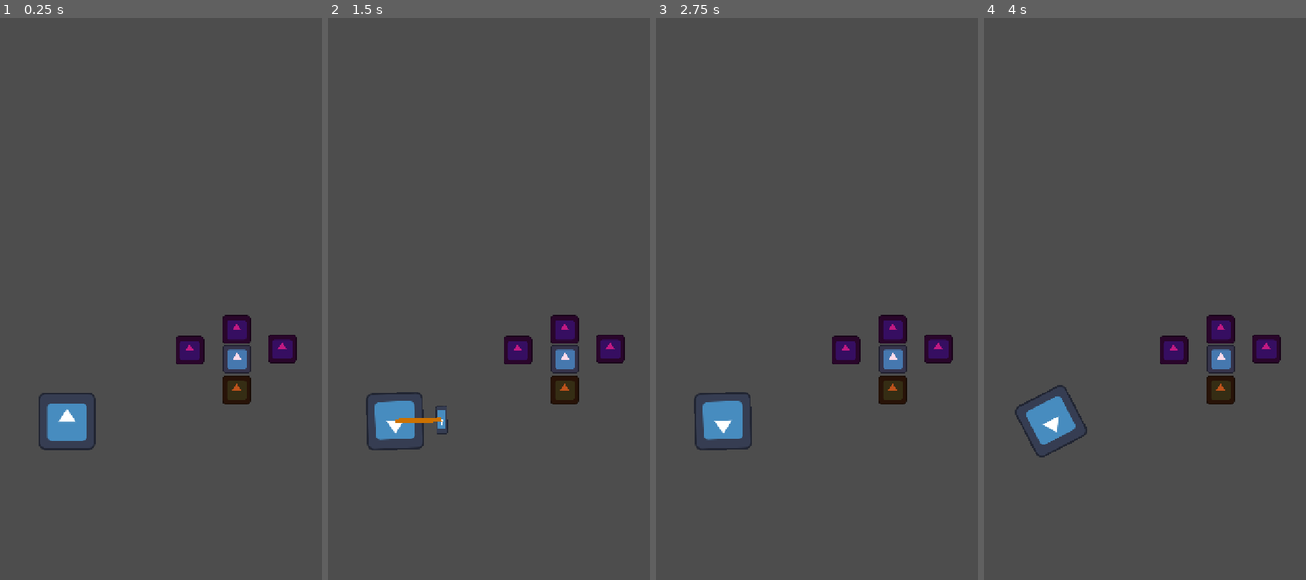
Above: before the commit, frames 1-4 (left to right).
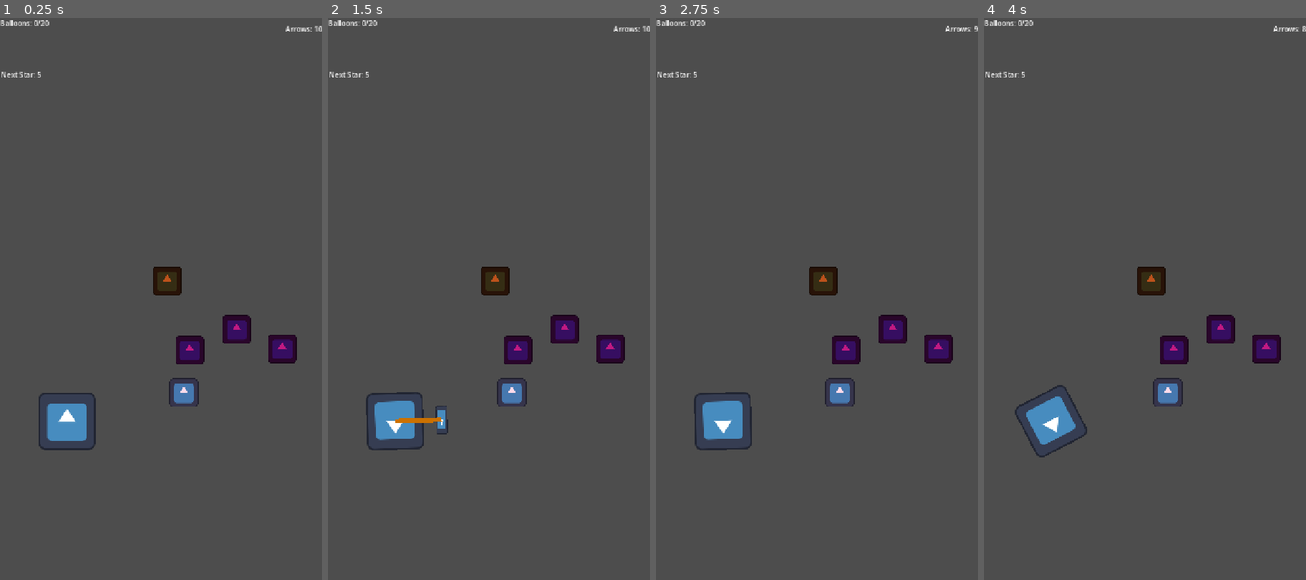
Above: after the commit, the same moments.

Repository: rizayuksel/pop-a-pop
Game: Godot game, scene res://scenes/main.tscn
Same seed, same stepped clock (60 frames per second), same inputs: the game is played once before the commit and once after it. The engine's default icon, where the game draws it, is replaced by a stand-in: a white triangle on a blue panel in a dark square.
Inputs (mouse positions are in pixels of both pictures, inside the frame that each line leads up to):
- Up to frame 1 (0.25 s): no input
- Up to frame 2 (1.5 s): tap Enter at 0.5 s; move the mouse to (559, 276) at 0.52 s; click (559, 276) at 0.67 s; tap Space at 1.25 s; drag from (424, 332) to (563, 327) at 1.27 s
- Up to frame 3 (2.75 s): move the mouse to (849, 180) at 2.02 s; click (849, 180) at 2.17 s
- Up to frame 4 (4 s): tap Enter at 2.75 s; drag from (1128, 417) to (1267, 349) at 2.77 s; move the mouse to (1241, 388) at 3.52 s; click (1241, 388) at 3.67 s

The runs differ from the first frame. In frame 1, 2.0% of the frame differs, in the area x 0-100%, y 0-70%; in frame 2, 2.0%; in frame 3, 2.0%; in frame 4, 2.0%.

Commit message:
Fix UI counters for special balloons and refactor bow logic

Diff:
--- a/scenes/explosion_effect.tscn
+++ b/scenes/explosion_effect.tscn
@@ -1,6 +1,14 @@
 [gd_scene format=3 uid="uid://derdpff0yt5wc"]
 
+[ext_resource type="Script" uid="uid://d051hq718ymou" path="res://scripts/explosion_effect.gd" id="1_7i385"]
+
+[sub_resource type="Curve" id="Curve_wjvqx"]
+_data = [Vector2(0.05239521, 1), 0.0, 0.0, 0, 0, Vector2(0.99700606, 0), -2.6594884, 0.0, 0, 0]
+point_count = 2
+
 [node name="ExplosionEffect" type="Node2D" unique_id=534598594]
+z_index = 10
+script = ExtResource("1_7i385")
 
 [node name="CPUParticles2D" type="CPUParticles2D" parent="." unique_id=1652121305]
 emitting = false
@@ -9,4 +17,11 @@
 explosiveness = 1.0
 emission_shape = 1
 emission_sphere_radius = 17.0
+particle_flag_align_y = true
+spread = 180.0
 gravity = Vector2(0, 0)
+initial_velocity_min = 150.0
+initial_velocity_max = 250.0
+scale_amount_min = 5.0
+scale_amount_max = 10.0
+scale_amount_curve = SubResource("Curve_wjvqx")
--- a/scenes/ice_balloon.tscn
+++ b/scenes/ice_balloon.tscn
@@ -1,8 +1,10 @@
 [gd_scene format=3 uid="uid://cluocltwlltwx"]
 
 [ext_resource type="PackedScene" uid="uid://bw8n28q6u2mbb" path="res://scenes/balloon.tscn" id="1_uvwqh"]
+[ext_resource type="Script" uid="uid://d017eyqgwmdm1" path="res://scripts/ice_balloon.gd" id="2_m0xd0"]
 
-[node name="Balloon" unique_id=1069062386 instance=ExtResource("1_uvwqh")]
+[node name="IceBalloon" unique_id=1069062386 instance=ExtResource("1_uvwqh")]
+script = ExtResource("2_m0xd0")
 
 [node name="Sprite2D" parent="." index="0" unique_id=141423176]
 modulate = Color(0.9918929, 0.8601453, 0.9184557, 1)
--- a/scenes/main.tscn
+++ b/scenes/main.tscn
@@ -6,6 +6,7 @@
 [ext_resource type="PackedScene" uid="uid://bw8n28q6u2mbb" path="res://scenes/balloon.tscn" id="4_jyhfs"]
 [ext_resource type="PackedScene" uid="uid://cluocltwlltwx" path="res://scenes/ice_balloon.tscn" id="5_tefeu"]
 [ext_resource type="PackedScene" uid="uid://b5l6ipxxfj30s" path="res://scenes/fire_balloon.tscn" id="6_o6xl0"]
+[ext_resource type="PackedScene" uid="uid://32p7ysxh4omg" path="res://scenes/ui.tscn" id="7_o6xl0"]
 
 [node name="Main" type="Node2D" unique_id=202816392]
 script = ExtResource("1_sugp2")
@@ -34,7 +35,9 @@
 default_color = Color(0.7993065, 0.44433373, 0, 1)
 
 [node name="Balloon4" parent="." unique_id=1016218466 instance=ExtResource("5_tefeu")]
-position = Vector2(530, 761)
+position = Vector2(411, 837)
 
 [node name="Balloon5" parent="." unique_id=1097028430 instance=ExtResource("6_o6xl0")]
-position = Vector2(529, 830)
+position = Vector2(374, 587)
+
+[node name="UI" parent="." unique_id=1367951368 instance=ExtResource("7_o6xl0")]
--- /dev/null
+++ b/scenes/ui.tscn
@@ -0,0 +1,46 @@
+[gd_scene format=3 uid="uid://32p7ysxh4omg"]
+
+[ext_resource type="Script" uid="uid://cptk5lcdtp0rv" path="res://scripts/ui.gd" id="1_nt7q6"]
+
+[node name="UI" type="CanvasLayer" unique_id=1367951368]
+script = ExtResource("1_nt7q6")
+
+[node name="BaseControl" type="Control" parent="." unique_id=647489585]
+layout_mode = 3
+anchors_preset = 15
+anchor_right = 1.0
+anchor_bottom = 1.0
+grow_horizontal = 2
+grow_vertical = 2
+mouse_filter = 2
+
+[node name="NextArrowIcon" type="TextureRect" parent="BaseControl" unique_id=198920833]
+layout_mode = 0
+offset_right = 40.0
+offset_bottom = 40.0
+
+[node name="LevelProgressLabel" type="Label" parent="BaseControl" unique_id=842036011]
+layout_mode = 0
+offset_right = 40.0
+offset_bottom = 23.0
+
+[node name="ArrowsLabel" type="Label" parent="BaseControl" unique_id=1768577222]
+layout_mode = 1
+anchors_preset = -1
+anchor_left = 1.0
+anchor_top = 0.01015625
+anchor_right = 1.0
+anchor_bottom = 0.01015625
+offset_left = -40.0
+offset_bottom = 23.0
+grow_horizontal = 0
+tooltip_text = "Arrows: 10
+"
+metadata/_edit_use_anchors_ = true
+
+[node name="StarProgressLabel" type="Label" parent="BaseControl" unique_id=1620192943]
+layout_mode = 0
+offset_left = 2.0
+offset_top = 115.0
+offset_right = 42.0
+offset_bottom = 138.0
--- a/scripts/arrow.gd
+++ b/scripts/arrow.gd
@@ -1,4 +1,11 @@
 extends RigidBody2D
+
+func _ready():
+	# Prevent the arrow from tunneling through objects at high speeds
+	continuous_cd = 1
+
+	# Force the arrow to physically recognize and collide with Layer 1
+	collision_mask = 1
 
 func _process(_delta):
 	if linear_velocity.length() > 0:
--- a/scripts/balloon.gd
+++ b/scripts/balloon.gd
@@ -5,4 +5,8 @@
 
 func _on_body_entered(body):
 	if body is RigidBody2D:
+		var main_scene = get_tree().current_scene
+		if main_scene.has_node("UI"):
+			main_scene.get_node("UI").add_popped_balloon()
+
 		queue_free()
--- a/scripts/bow.gd
+++ b/scripts/bow.gd
@@ -1 +1,65 @@
 extends Sprite2D
+
+signal arrow_shot
+
+const ARROW_SCENE = preload("res://scenes/arrow.tscn")
+const MAX_DRAG_LENGTH = 150.0
+
+var is_dragging = false
+var drag_start_position = Vector2.ZERO
+var is_active = true
+
+@onready var rubber_band = $"../RubberBand"
+@onready var loaded_arrow = $LoadedArrow
+
+func _unhandled_input(event):
+	if not is_active:
+		return
+
+	if event is InputEventMouseButton and event.button_index == MOUSE_BUTTON_LEFT:
+		if event.pressed:
+			is_dragging = true
+			drag_start_position = get_global_mouse_position()
+			loaded_arrow.visible = true
+		elif is_dragging:
+			is_dragging = false
+			loaded_arrow.visible = false
+			rubber_band.clear_points()
+			var drag_end_position = get_global_mouse_position()
+			_shoot_arrow(drag_start_position, drag_end_position)
+
+func _process(_delta):
+	if is_dragging and is_active:
+		var current_mouse_pos = get_global_mouse_position()
+		var drag_vector = drag_start_position - current_mouse_pos
+
+		drag_vector = drag_vector.limit_length(MAX_DRAG_LENGTH)
+		look_at(position + drag_vector)
+
+		var pull_distance = drag_vector.length()
+		var draw_point = position - drag_vector
+
+		rubber_band.clear_points()
+		rubber_band.add_point(position)
+		rubber_band.add_point(draw_point)
+
+		loaded_arrow.position = Vector2(-pull_distance, 0)
+
+func _shoot_arrow(start_pos, end_pos):
+	var drag_vector = start_pos - end_pos
+	drag_vector = drag_vector.limit_length(MAX_DRAG_LENGTH)
+	var pull_distance = drag_vector.length()
+
+	if pull_distance < 80.0:
+		return
+
+	var arrow = ARROW_SCENE.instantiate()
+	arrow.position = position
+	arrow.rotation = drag_vector.angle()
+	get_tree().current_scene.add_child(arrow)
+
+	var direction = drag_vector.normalized()
+	var speed = pull_distance * 10.0
+	arrow.apply_central_impulse(direction * speed)
+
+	emit_signal("arrow_shot")
--- /dev/null
+++ b/scripts/explosion_effect.gd
@@ -0,0 +1,14 @@
+extends Node2D
+
+func _ready():
+	print("EXPLOSION SCENE SPAWNED AT: ", global_position)
+
+	if has_node("CPUParticles2D"):
+		print("PARTICLES NODE FOUND!")
+		$CPUParticles2D.restart()
+		$CPUParticles2D.emitting = true
+	else:
+		print("ERROR: PARTICLES NODE NOT FOUND!")
+
+	await get_tree().create_timer(0.7).timeout
+	queue_free()
--- a/scripts/fire_balloon.gd
+++ b/scripts/fire_balloon.gd
@@ -1,22 +1,32 @@
 extends Area2D
 
-# Menzili test etmek için 150'den 400'e çıkardık
-var explosion_radius = 400.0
+const EXPLOSION_SCENE = preload("res://scenes/explosion_effect.tscn")
+var explosion_radius = 200.0
 
 func _ready():
 	body_entered.connect(_on_body_entered)
 
 func _on_body_entered(body):
 	if body is RigidBody2D:
+		_update_ui_score()
 		explode()
+		spawn_explosion_effect()
 		queue_free()
 
 func explode():
 	var all_balloons = get_tree().get_nodes_in_group("balloons")
-
 	for target_balloon in all_balloons:
 		if target_balloon != self and is_instance_valid(target_balloon):
-			var distance = global_position.distance_to(target_balloon.global_position)
+			if global_position.distance_to(target_balloon.global_position) <= explosion_radius:
+				_update_ui_score()
+				target_balloon.queue_free()
 
-			if distance <= explosion_radius:
-				target_balloon.queue_free()
+func spawn_explosion_effect():
+	var effect = EXPLOSION_SCENE.instantiate()
+	effect.global_position = global_position
+	get_tree().current_scene.add_child(effect)
+
+func _update_ui_score():
+	var main_scene = get_tree().current_scene
+	if main_scene.has_node("UI"):
+		main_scene.get_node("UI").add_popped_balloon()
--- /dev/null
+++ b/scripts/ice_balloon.gd
@@ -0,0 +1,60 @@
+extends Area2D
+
+var freeze_radius = 200.0
+
+func _ready():
+	body_entered.connect(_on_body_entered)
+	area_entered.connect(_on_area_entered)
+
+func _on_body_entered(_body):
+	_update_ui_score()
+	apply_freeze_effect()
+	queue_free()
+
+func _on_area_entered(_area):
+	_update_ui_score()
+	apply_freeze_effect()
+	queue_free()
+
+func apply_freeze_effect():
+	var all_balloons = get_tree().get_nodes_in_group("balloons")
+
+	for target_balloon in all_balloons:
+		if target_balloon != self and is_instance_valid(target_balloon):
+			var dist = global_position.distance_to(target_balloon.global_position)
+
+			if dist <= freeze_radius:
+				target_balloon.modulate = Color(0.0, 0.8, 1.0, 0.9)
+
+				target_balloon.set_physics_process(false)
+				target_balloon.set_process(false)
+
+				if target_balloon is Area2D:
+					target_balloon.set_deferred("monitoring", false)
+					target_balloon.set_deferred("monitorable", false)
+
+				var static_body = StaticBody2D.new()
+				static_body.collision_layer = 1
+				static_body.collision_mask = 1
+
+				var physics_mat = PhysicsMaterial.new()
+				physics_mat.bounce = 0.8
+				static_body.physics_material_override = physics_mat
+
+				var new_col = CollisionShape2D.new()
+
+				var existing_col = target_balloon.get_node_or_null("CollisionShape2D")
+				if existing_col != null and existing_col.shape != null:
+					new_col.shape = existing_col.shape
+				else:
+					var fallback_shape = CircleShape2D.new()
+					fallback_shape.radius = 45.0
+					new_col.shape = fallback_shape
+
+				static_body.add_child(new_col)
+				target_balloon.call_deferred("add_child", static_body)
+
+func _update_ui_score():
+	var main_scene = get_tree().current_scene
+	if main_scene.has_node("UI"):
+		main_scene.get_node("UI").add_popped_balloon()
--- a/scripts/main.gd
+++ b/scripts/main.gd
@@ -1,65 +1,13 @@
 extends Node2D
 
-const ARROW_SCENE = preload("res://scenes/arrow.tscn")
-const MAX_DRAG_LENGTH = 150.0
+@onready var ui = $UI
+@onready var bow = $Bow
 
-var is_dragging = false
-var drag_start_position = Vector2.ZERO
+func _ready():
+	bow.arrow_shot.connect(_on_bow_arrow_shot)
+	bow.is_active = ui.arrows_left > 0
 
-@onready var rubber_band = $RubberBand
-@onready var bow = $Bow
-@onready var loaded_arrow = $Bow/LoadedArrow
-
-func _unhandled_input(event):
-	if event is InputEventMouseButton and event.button_index == MOUSE_BUTTON_LEFT:
-		if event.pressed:
-			is_dragging = true
-			drag_start_position = get_global_mouse_position()
-			loaded_arrow.visible = true
-		elif is_dragging:
-			is_dragging = false
-			loaded_arrow.visible = false
-			rubber_band.clear_points()
-			var drag_end_position = get_global_mouse_position()
-			shoot_arrow(drag_start_position, drag_end_position)
-
-func _process(_delta):
-	if is_dragging:
-		var current_mouse_pos = get_global_mouse_position()
-		var drag_vector = drag_start_position - current_mouse_pos
-
-		drag_vector = drag_vector.limit_length(MAX_DRAG_LENGTH)
-
-		bow.look_at(bow.position + drag_vector)
-
-		var pull_distance = drag_vector.length()
-		var draw_point = bow.position - drag_vector
-
-		rubber_band.clear_points()
-		rubber_band.add_point(bow.position)
-		rubber_band.add_point(draw_point)
-
-		loaded_arrow.position = Vector2(-pull_distance, 0)
-
-func shoot_arrow(start_pos, end_pos):
-	var drag_vector = start_pos - end_pos
-
-	drag_vector = drag_vector.limit_length(MAX_DRAG_LENGTH)
-	var pull_distance = drag_vector.length()
-
-	if pull_distance < 80.0:
-		print("Shot CANCELLED! Pull distance too short: ", pull_distance)
-		return
-
-	var arrow = ARROW_SCENE.instantiate()
-	arrow.position = bow.position
-	arrow.rotation = drag_vector.angle()
-
-	get_tree().current_scene.add_child(arrow)
-
-	var direction = drag_vector.normalized()
-	var speed = pull_distance * 10.0
-
-	arrow.apply_central_impulse(direction * speed)
-
-	print("Arrow FIRED! Pull distance: ", pull_distance, " | Applied Speed: ", speed)
+func _on_bow_arrow_shot():
+	ui.use_arrow()
+	if ui.arrows_left <= 0:
+		bow.is_active = false
--- /dev/null
+++ b/scripts/ui.gd
@@ -0,0 +1,42 @@
+extends CanvasLayer
+
+@onready var arrows_label = $BaseControl/ArrowsLabel
+@onready var level_progress_label = $BaseControl/LevelProgressLabel
+@onready var star_progress_label = $BaseControl/StarProgressLabel
+@onready var next_arrow_icon = $BaseControl/NextArrowIcon
+
+var arrows_left = 10
+var popped_balloons = 0
+var total_balloons = 20
+var next_star_target = 5
+
+func _ready():
+	update_ui()
+
+func setup_level(total, arrows, first_star_target):
+	total_balloons = total
+	arrows_left = arrows
+	next_star_target = first_star_target
+	popped_balloons = 0
+	update_ui()
+
+func add_popped_balloon():
+	popped_balloons += 1
+	update_ui()
+
+func use_arrow():
+	if arrows_left > 0:
+		arrows_left -= 1
+		update_ui()
+		return true
+	return false
+
+func update_ui():
+	arrows_label.text = "Arrows: " + str(arrows_left)
+	level_progress_label.text = "Balloons: " + str(popped_balloons) + "/" + str(total_balloons)
+
+	var to_next_star = next_star_target - popped_balloons
+	if to_next_star > 0:
+		star_progress_label.text = "Next Star: " + str(to_next_star)
+	else:
+		star_progress_label.text = "Max Stars!"
Not shown, added: scripts/explosion_effect.gd.uid
Not shown, added: scripts/ice_balloon.gd.uid
Not shown, added: scripts/ui.gd.uid
